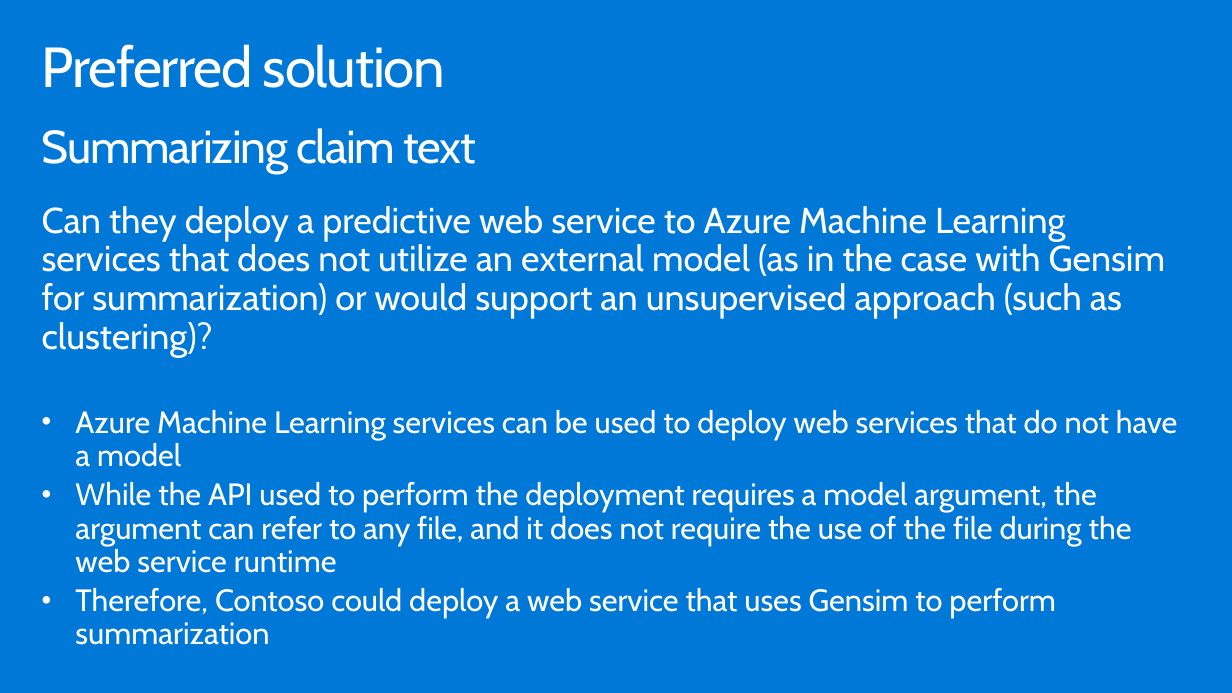
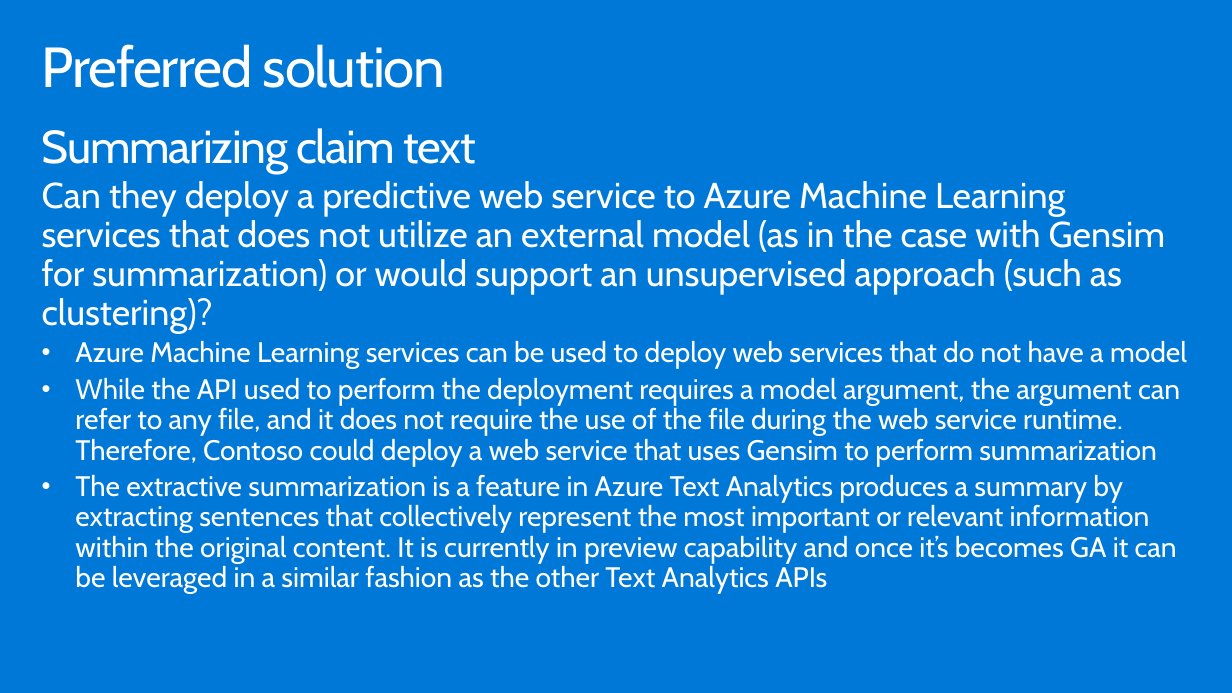
Before and after one commit to microsoft/MCW-Analyzing-text-with-Azure-Machine-Learning-and-Cognitive-Services, a slide deck: slide 27 of Whiteboard design session/WDS trainer presentation - Cognitive Services and deep learning.pptx (slide 25 before the commit). Drawn at 1232x693 pixels with LibreOffice and Linux fonts; fonts in the diff are those of the drawing. Boxes give left, top, right and bottom in pixels: in the first picture for what was removed or moved away, otherwise in the second. Text is boxed around its words. In the diff, an @@ line names an element or a change of style, - is before the commit and + after.

```diff
--- a/Whiteboard design session/WDS trainer presentation - Cognitive Services and deep learning.pptx
+++ b/Whiteboard design session/WDS trainer presentation - Cognitive Services and deep learning.pptx
@@ text "Can they deploy a predictive ...": place and size @@
-text "Can they deploy a predictive ..." at (42, 206, 1178, 645)
+text "Can they deploy a predictive ..." at (42, 181, 1187, 593)
@@ text at (75, 340, 1187, 369): size 24 to 22 pt in "Azure Machine Learning services can be used ..." @@
@@ text at (75, 377, 1180, 593): text changed; size 24 to 22 pt @@
-• While the API used to perform the deployment requires a model argument, the argument can refer to any file, and it does not require the use of the file during the web service runtime
-• Therefore, Contoso could deploy a web service that uses Gensim to perform summarization
+• While the API used to perform the deployment requires a model argument, the argument can refer to any file, and it does not require the use of the file during the web service runtime. Therefore, Contoso could deploy a web service that uses Gensim to perform summarization
+• The extractive summarization is a feature in Azure Text Analytics produces a summary by extracting sentences that collectively represent the most important or relevant information within the original content. It is currently in preview capability and once it’s becomes GA it can be leveraged in a similar fashion as the other Text Analytics APIs
```
Also in this commit, not shown: 8 other slides changed, 2 slides added, 5 slides removed, 1 other file.
